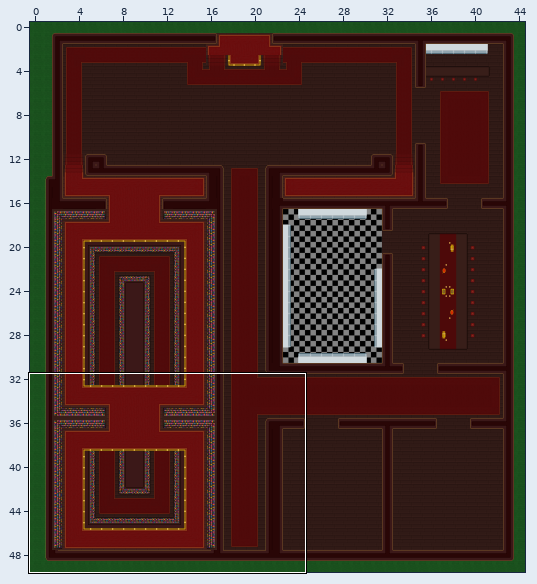
Tiled map: assets/Maps/MansionMap.tmx. Above, an overview of the earlier version with the close-up marked.
Close-up. Earlier state:
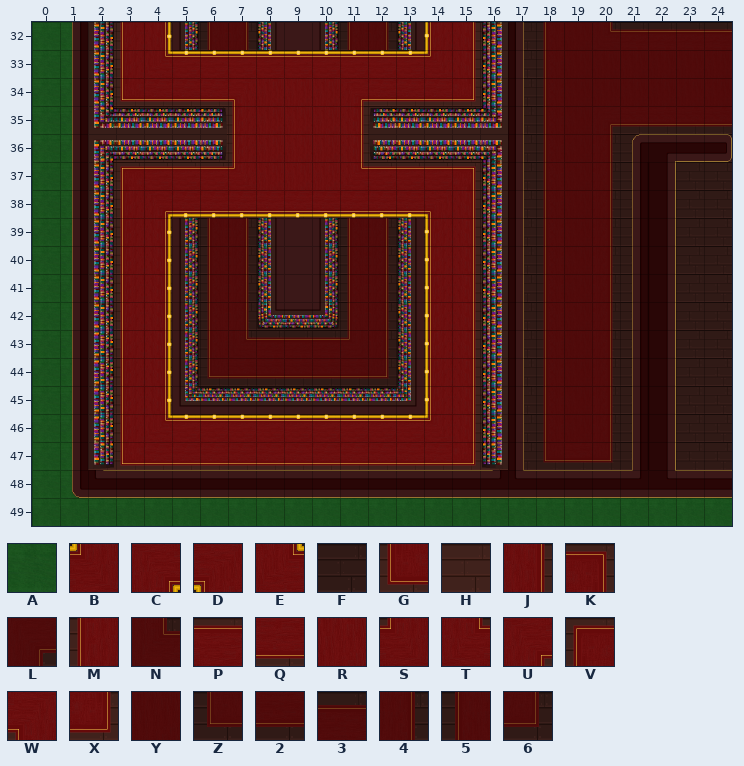
Cells are 64x64 px. Shown: x 0..24, y 32..49. The commit also changed other parts of the map, which this record leaves out.
Key: from "Grass": A 0 "grass01"; from "fence": B 2 "fenceCornerInner", C 2 turned 180 "fenceCornerInner", D 2 turned 270 "fenceCornerInner", E 2 turned 90 "fenceCornerInner"; from "mansionTiles": F 0 "floorWood003", G 6 "floorRug012", H 9 "floorWood002", J 14 "floorRug002", K 15 "floorRug013", L 16 "floorRug023", M 23 "floorRug002", N 25 "floorRug024", P 32 "floorRug003", Q 41 "floorRug004", R 50 "floorRug005", S 54 "floorRug006", T 55 "floorRug007", U 56 "floorRug008", V 57 "floorRug010", W 58 "floorRug009", X 59 "floorRug011", Y 60 "floorRug014", Z 62 "floorRug021", 2 63 "floorRug015", 3 64 "floorRug016", 4 65 "floorRug017", 5 66 "floorRug018", 6 69 "floorRug022".
_ is an empty cell, # one hidden under a higher layer.
Layers that did not change in this view are not listed.
Layer "ground" before, first column x 0:
32 _AHMJF__F_F__FMJHF5YN3333
33 _AHMEPPPPPPPPPBJHF5YYYYYY
34 _AHGQQQWRRRUQQQXHF5YYYYYY
35 _AHHHHHMRRRJHHHHHF5YL2222
36 _AHHHHHMRRRJHHHHHF5Y4F##F
37 _AHVPPPSRRRTPPPKHF5Y4F#FF
38 _AHMCQQQQQQQQQDJHF5Y4F#FF
39 _AHMJF__F_F__FMJHF5Y4F#FF
40 _AHMJF__F_F__FMJHF5Y4F#FF
41 _AHMJF__F_F__FMJHF5Y4F#FF
42 _AHMJF__FFF__FMJHF5Y4F#FF
43 _AHMJF_______FMJHF5Y4F#FF
44 _AHMJF_______FMJHF5Y4F#FF
45 _AHMJFFFFFFFFFMJHF5Y4F#FF
46 _AHMEPPPPPPPPPBJHF5Y4F#FF
47 _AHGQQQQQQQQQQQXHFZ26F#FF
48 _A#######################
49 _________________________
After:
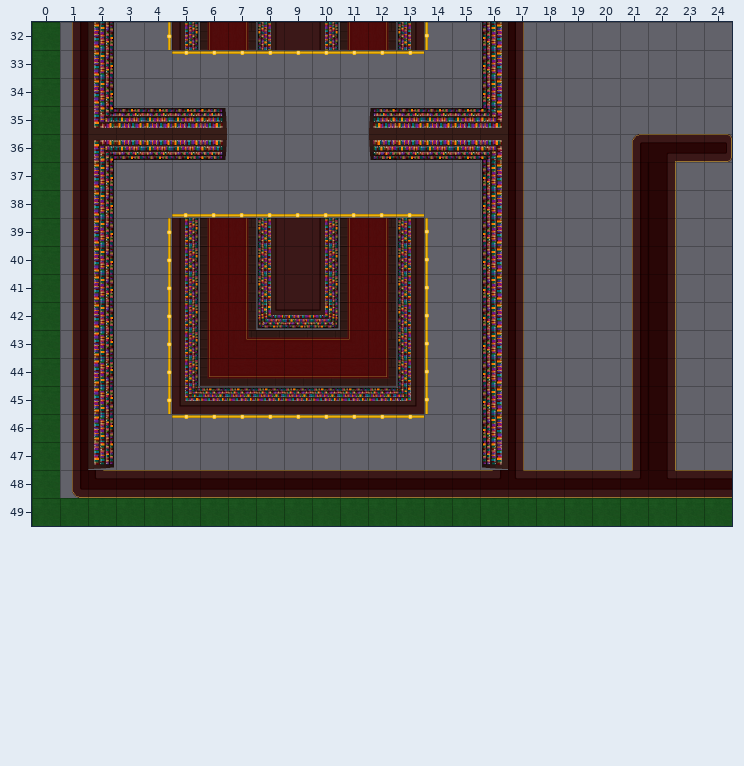
The commit says: fixed grass spot
What changed:
Changed rows in their new state; . is an unchanged cell.
Layer "ground" (now hidden):
first column x 1:
32 _____.._._..____________
33 ________________________
34 ________________________
35 _._____________.________
36 _._____________._____.._
37 _____________________.__
38 _____________________.__
39 _____.._._.._________.__
40 _____.._._.._________.__
41 _____.._._.._________.__
42 _____..___.._________.__
43 _____......._________.__
44 _____......._________.__
45 ____._______.________.__
46 _____________________.__
47 _____________________.__
48 _.......................
